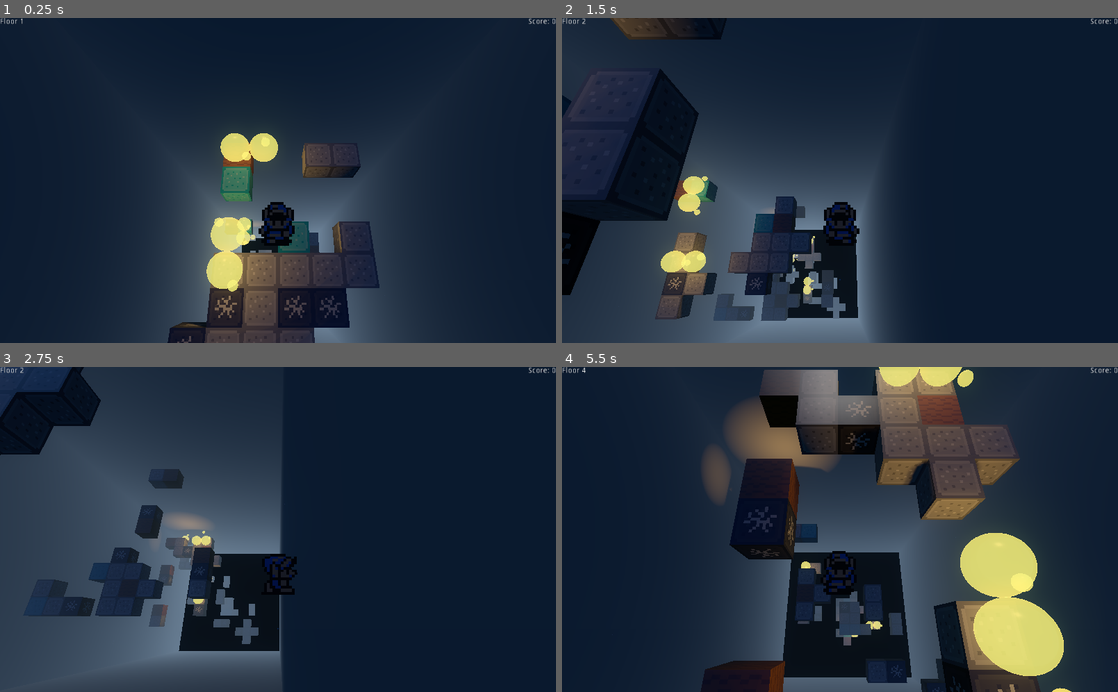
Above: before the commit, frames 1-4 (two rows, left to right).
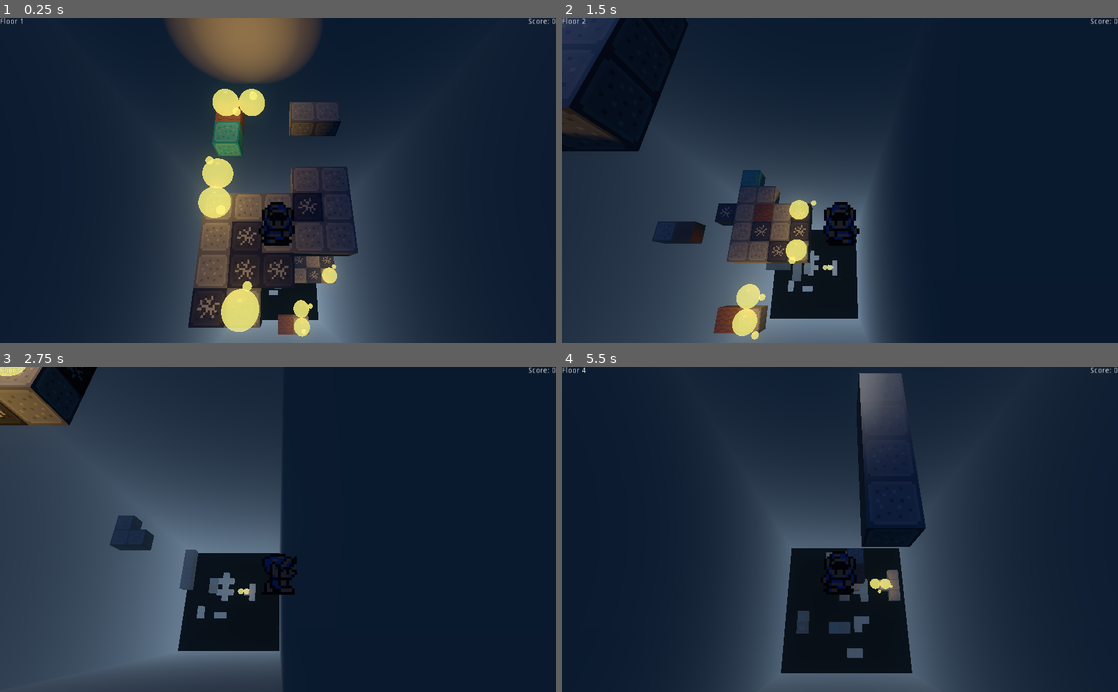
Above: after the commit, the same moments.

Repository: dozingpip/Indecent-Descent
Game: Godot game, scene res://Scenes/World.tscn
The game is run twice, just before and just after one commit, with the same random seed, the same clock (stepped at 60 frames per second) and the same inputs.
Inputs:
- Up to frame 1 (0.25 s): no input
- Up to frame 2 (1.5 s): tap Enter (ui_accept) at 0.5, 0.77 s; hold Right (ui_right) 0.53-1.28 s; hold Down (ui_down) from 1.28 s (still down)
- Up to frame 3 (2.75 s): tap Enter (ui_accept) at 1.52 s; release Down (ui_down) at 2.03 s; hold Right (ui_right) from 2.03 s (still down)
- Up to frame 4 (5.5 s): release Right (ui_right) at 2.78 s; hold Up (ui_up) 2.78-3.53 s; tap Enter (ui_accept) at 3.02, 3.77, 4.52 s; hold Left (ui_left) 3.53-5.03 s; hold Down (ui_down) from 5.03 s (still down)

The runs differ from the first frame. In frame 1, 20% of the frame differs, in the area x 29-69%, y 0-100%; in frame 2, 20%; in frame 3, 9.2%; in frame 4, 33%, in the area x 24-92%, y 0-100%.

Commit message:
added some warning-ignores and weight adjustments for when we've gone over the min path length

Diff:
--- a/Scenes/Gap.tscn
+++ b/Scenes/Gap.tscn
@@ -1,27 +1,13 @@
 [gd_scene load_steps=2 format=2]
 
 [sub_resource type="BoxShape" id=1]
-
 extents = Vector3( 0.5, 0.5, 0.5 )
 
 [node name="Gap" type="Spatial"]
 
-_sections_unfolded = [ "Transform" ]
-
-[node name="StaticBody" type="StaticBody" parent="." index="0"]
-
-input_ray_pickable = true
-input_capture_on_drag = false
+[node name="StaticBody" type="StaticBody" parent="."]
 collision_layer = 2
 collision_mask = 2
-friction = 1.0
-bounce = 0.0
-constant_linear_velocity = Vector3( 0, 0, 0 )
-constant_angular_velocity = Vector3( 0, 0, 0 )
-_sections_unfolded = [ "Collision" ]
 
-[node name="CollisionShape" type="CollisionShape" parent="StaticBody" index="0"]
-
+[node name="CollisionShape" type="CollisionShape" parent="StaticBody"]
 shape = SubResource( 1 )
-disabled = false
-_sections_unfolded = [ "Transform" ]
--- a/Scripts/LevelGenerator.gd
+++ b/Scripts/LevelGenerator.gd
@@ -45,7 +45,7 @@
 	add_child(level)
 	level.set_translation(Vector3(0, -(wall_height*num_level), 0))
 	level.name = "Level " + str(num_level)
-#	print("\n" +level.name)
+	print("\n" +level.name)
 	var tiles = Spatial.new()
 	tiles.name = "tiles"
 	level.add_child(tiles)
@@ -175,7 +175,7 @@
 	while(!isKeyFullOfTerminals(key)):
 		key = wrapup(key)
 
-#	print("key: "+str(key)+", length: "+str(pathLength))
+	print("key: "+str(key)+", length: "+str(pathLength))
 	return key
 
 # once max path length is reached this is called to just make sure that any non-terminal operators
@@ -294,7 +294,7 @@
 			var boxScale = Vector3(0.25, 0.25, 0.25)
 			var can_place = false
 			var path_loc = $PathBuilder.get_translation()
-			while not can_place and is_within_bounds(path_loc.x, path_loc.z, width, length):
+			while not can_place:# and is_within_bounds(path_loc.x, path_loc.z, width, length):
 				if path_loc in spawned_locations:
 					$PathBuilder.translate(dir)
 					path_loc = $PathBuilder.get_translation()
@@ -331,7 +331,7 @@
 					parent.add_child(tile)
 			else:
 				pass
-#				print("couldn't place " + c)
+				print("couldn't place " + c)
 		else:
 			match c:
 				'u':
--- a/Scripts/Multimap.gd
+++ b/Scripts/Multimap.gd
@@ -2,7 +2,6 @@
 
 func _init():
 	randomize()
-	pass
 
 var keys = []
 var values = []
@@ -23,6 +22,7 @@
 	var myValues = values[keyIndex]
 	var length = myValues.size()
 	var new_weights = []
+# warning-ignore:unused_variable
 	for i in range(length):
 		new_weights.append(1/length)
 	return new_weights
@@ -32,6 +32,7 @@
 	values[keyIndex].append(newValue)
 	if new_weights == null:
 		new_weights = evenlyDistributeWeights(key)
+	weights[keyIndex] = new_weights
 
 func get_random_map_value(i):
 	var keyIndex = keys.find(i)
--- a/Scripts/Player.gd
+++ b/Scripts/Player.gd
@@ -28,10 +28,8 @@
 
 var knockbackDirection = Vector3(0, 0, 0)
 
-var jumping
 enum FloorType{Normal, Ice, Sticky, Cracked, None}
 
-var standingOn = []
 var velocity = Vector3()
 
 func knockback(direction):
@@ -120,7 +118,8 @@
 			if tile_collided.is_in_group("ice"):
 				velocity.x = clamp(velocity.normalized().x * ice_friction, -speed *1.5, speed*1.5)
 				velocity.z = clamp(velocity.normalized().z * ice_friction, -speed *1.5, speed *1.5)
-			elif tile_collided.is_in_group("cracked"):
+			elif tile_collided.is_in_group("cracked") and not is_connected("crack", tile_collided, "start_cracking"):
+# warning-ignore:return_value_discarded
 				connect("crack", tile_collided, "start_cracking")
 				emit_signal("crack")
 			elif tile_collided.is_in_group("sticky"):
--- a/Scripts/World.gd
+++ b/Scripts/World.gd
@@ -10,6 +10,7 @@
 func _ready():
 	lvlGen = $LevelGenerator
 
+# warning-ignore:unused_argument
 func _process(delta):
 	if ($Player.get_translation().y - lvlGen.top_y) < -(lvlGen.wall_height *2):
 		lvlGen.queue_Delete_One_Add_One()
